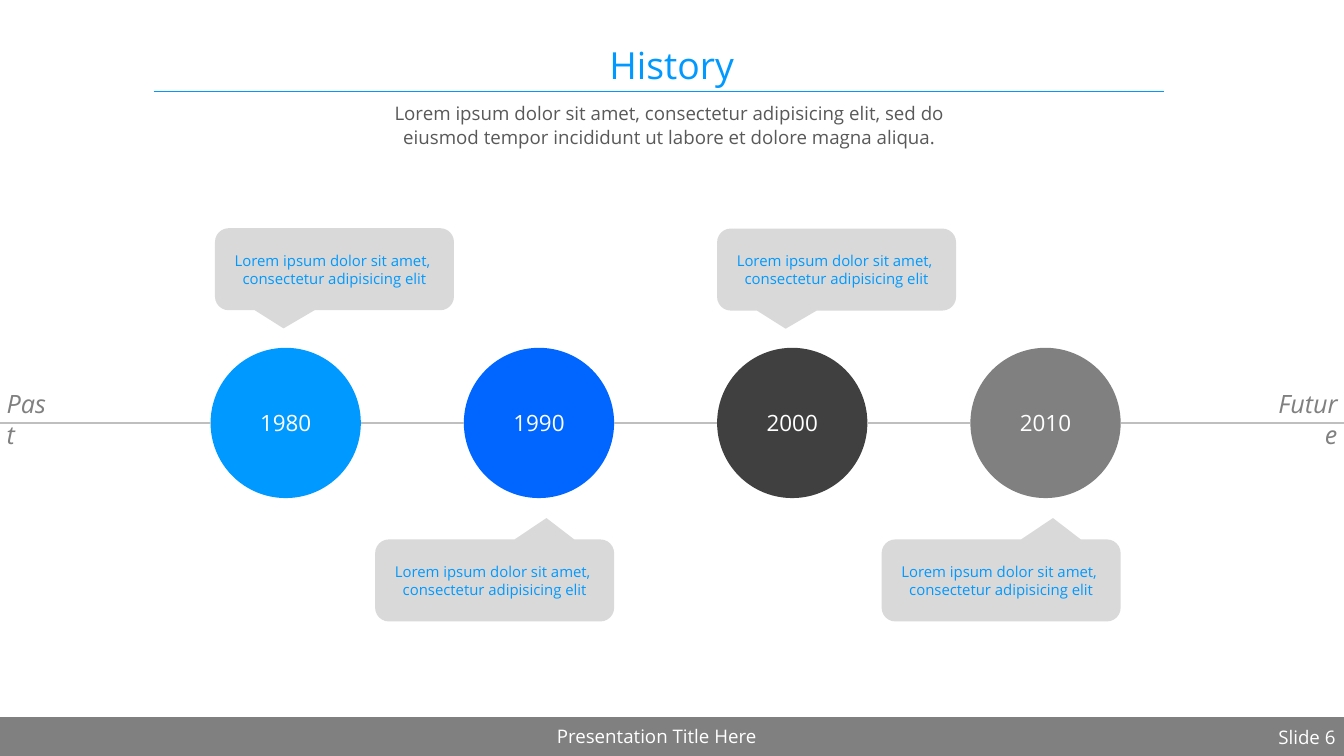
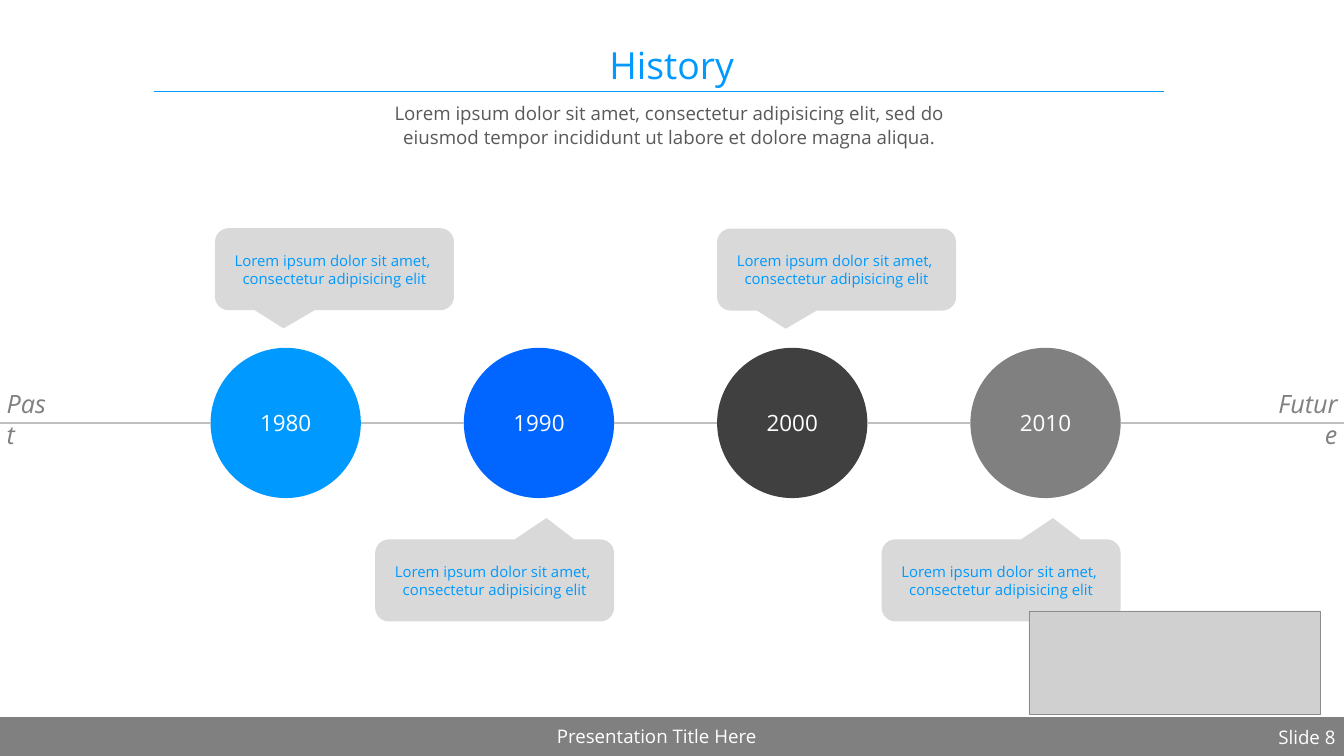
Before and after one commit to zainabaaboumoussa/taketaxi_template, a slide deck: slide 8 of Presentations/TakeTaxi_2018_2019.pptx (slide 6 before the commit). Drawn at 1344x756 pixels with LibreOffice and Linux fonts; fonts in the diff are those of the drawing; grey boxes stand for pictures; background and template pictures are left out. Boxes give left, top, right and bottom in pixels: in the first picture for what was removed or moved away, otherwise in the second. Text is boxed around its words. In the diff, an @@ line names an element or a change of style, - is before the commit and + after.

```diff
--- a/Presentations/TakeTaxi_2018_2019.pptx
+++ b/Presentations/TakeTaxi_2018_2019.pptx
@@ picture added at (1029,611,1320,714) @@
@@ page number at (1278,730,1336,744): text changed @@
-Slide 6
+Slide 8
```
Also in this commit, not shown: 2 other slides changed, 3 slides added, 1 slide removed.
